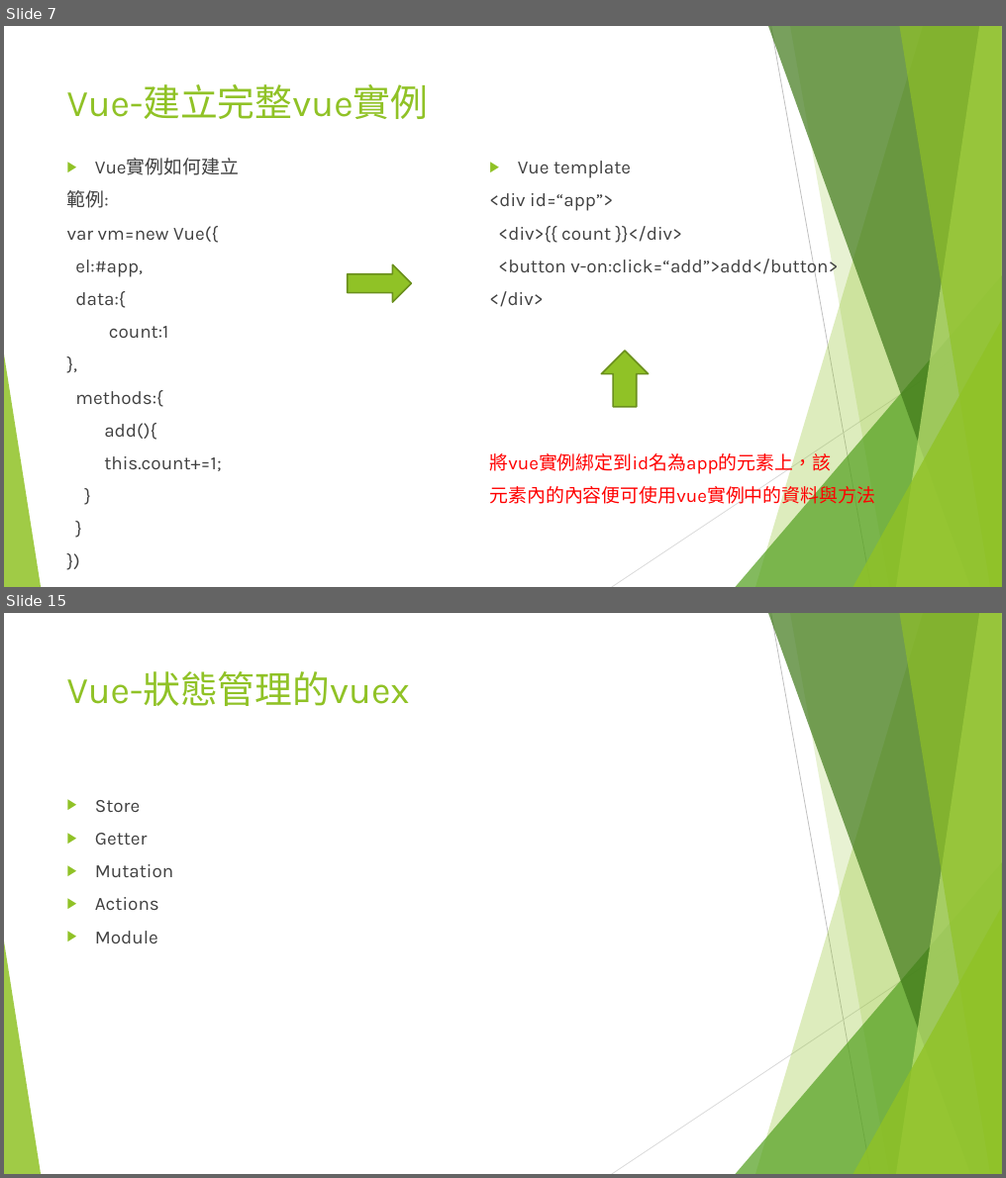
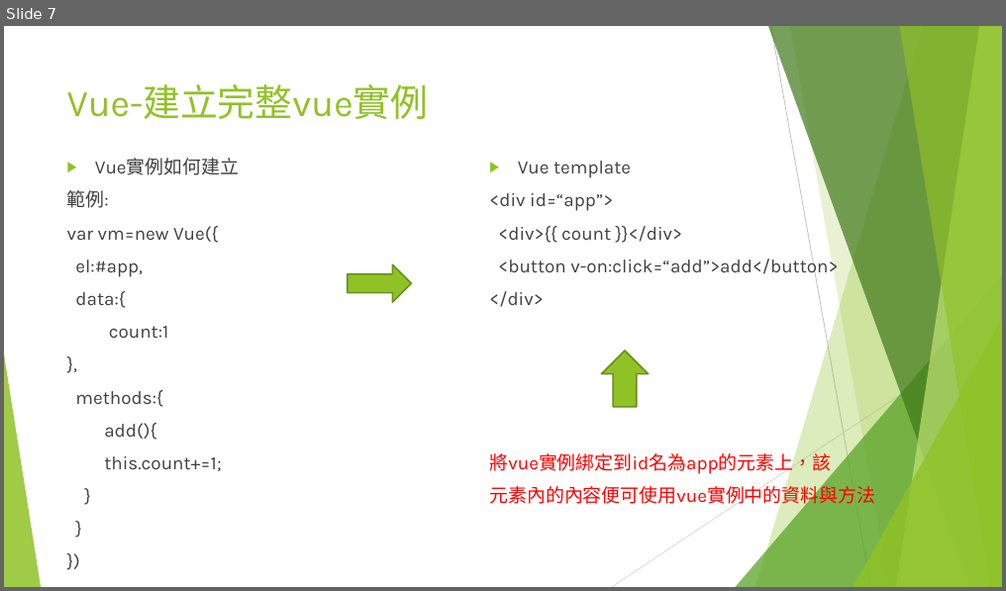
Before and after one commit to JSENESoftware/Education, a slide deck: Vue教育訓練.pptx. Shown one above the other, each under a label of ours: slides 7 and 15 before the commit, slide 7 after it; the slides between them are not shown. The pictures are 1006x1178 and 1006x591 pixels, drawn with LibreOffice and Linux fonts; fonts in the diff are those of the drawing. Boxes give left, top, right and bottom in pixels: in the first picture for what was removed or moved away, otherwise in the second. Text is boxed around its words. In the diff, an @@ line names an element or a change of style, - is before the commit and + after.

```diff
--- a/Vue教育訓練.pptx
+++ b/Vue教育訓練.pptx
@@ slide 15 removed at bbox=[4, 613, 1002, 1174], background #FFFFFF; not listed: 10 template elements that a slide beside it also shows @@
@@ title removed at bbox=[67, 671, 410, 706] @@
-Vue-狀態管理的vuex
@@ text removed at bbox=[95, 800, 173, 944] @@
-▶ Store
-▶ Getter
-▶ Mutation
-▶ Actions
-▶ Module
```
Also in this commit, not shown: 2 slides changed, 1 slide added, 6 other slides removed.
